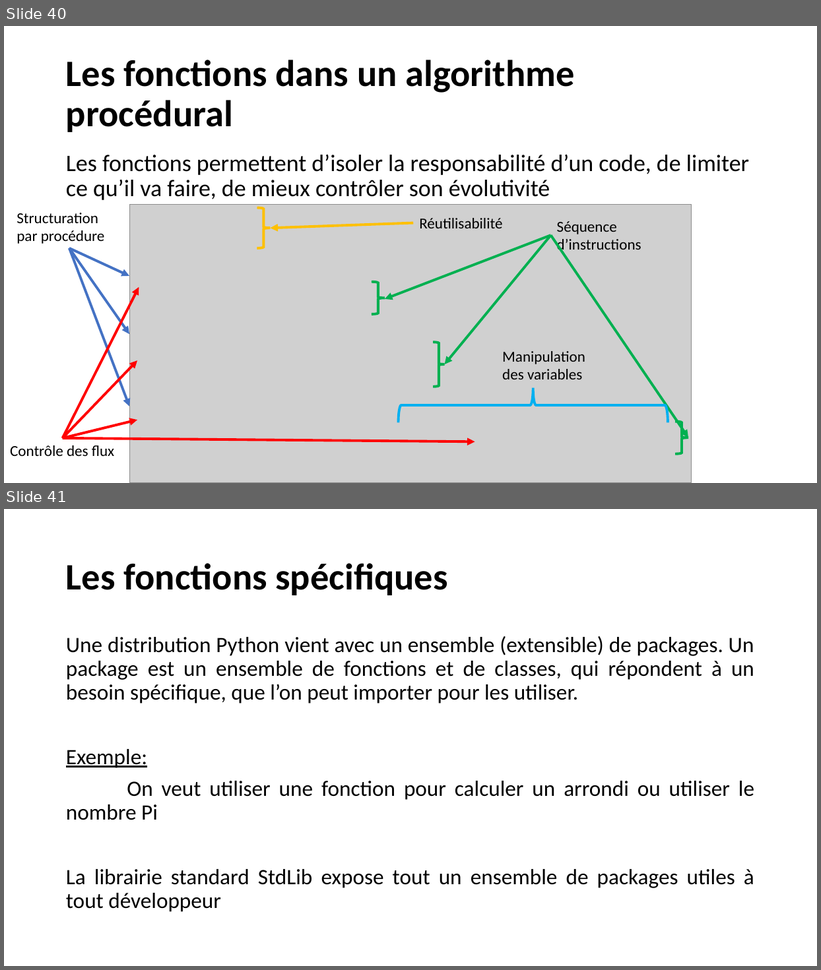
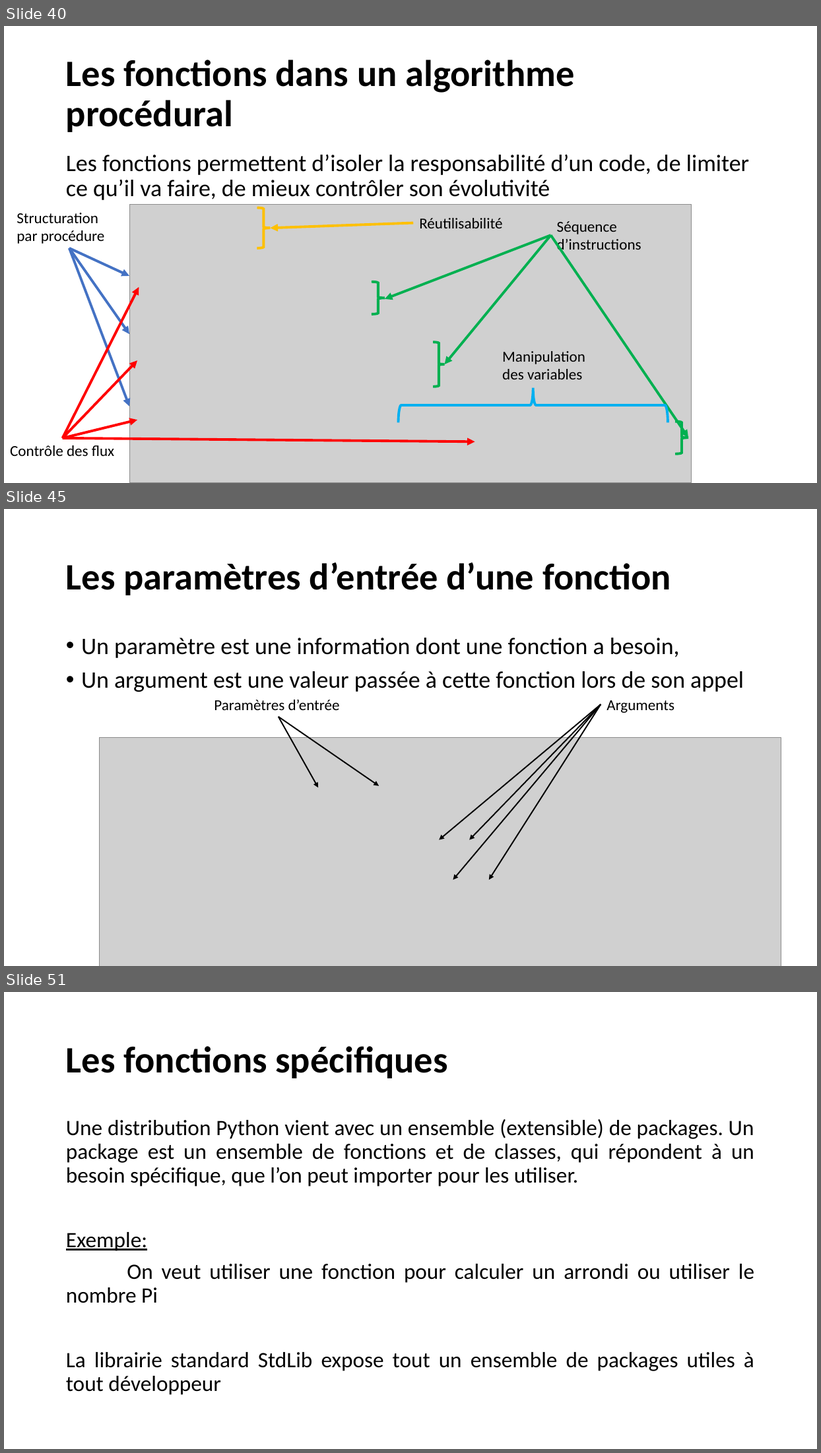
Before and after one commit to AAFINSYS/Formation-Cegos-Python-LI248, a slide deck: Python init ib LI248.pptx. Shown one above the other, each under a label of ours: slides 40 and 41 before the commit, slides 40, 45 and 51 after it; the slides between them are not shown. The pictures are 821x970 and 821x1453 pixels, drawn with LibreOffice and Linux fonts; fonts in the diff are those of the drawing; grey boxes stand for pictures; background and template pictures are left out. Boxes give left, top, right and bottom in pixels: in the first picture for what was removed or moved away, otherwise in the second. Text is boxed around its words. In the diff, an @@ line names an element or a change of style, - is before the commit and + after.

```diff
--- a/Python init ib LI248.pptx
+++ b/Python init ib LI248.pptx
@@ slide 45 added at (4,509,817,966), background picture (left out) @@
@@ title added at (66,562,671,595), 44 pt, text #000000, bold @@
+Les paramètres d’entrée d’une fonction
@@ text added at (81,638,744,692), 28 pt, text #000000 @@
+• Un paramètre est une information dont une fonction a besoin,
+• Un argument est une valeur passée à cette fonction lors de son appel
@@ text added at (214,700,340,710), 18 pt, text #000000 @@
+Paramètres d’entrée
@@ arrow added from (601, 705) to (439, 840), #000000 1.5 pt @@
@@ arrow added from (601, 705) to (453, 880), #000000 1.5 pt @@
@@ arrow added from (601, 705) to (469, 840), #000000 1.5 pt @@
@@ arrow added from (601, 705) to (489, 880), #000000 1.5 pt @@
@@ text added at (607,700,675,713), 18 pt, text #000000 @@
+Arguments
@@ arrow added from (279, 717) to (318, 788), #000000 1.5 pt @@
@@ arrow added from (279, 717) to (379, 786), #000000 1.5 pt @@
@@ picture added at (99,738,781,966) @@
@@ what was slide 41 is now slide 51 @@
```
Also in this commit, not shown: 6 slides changed, 10 other slides added, 1 slide removed.
